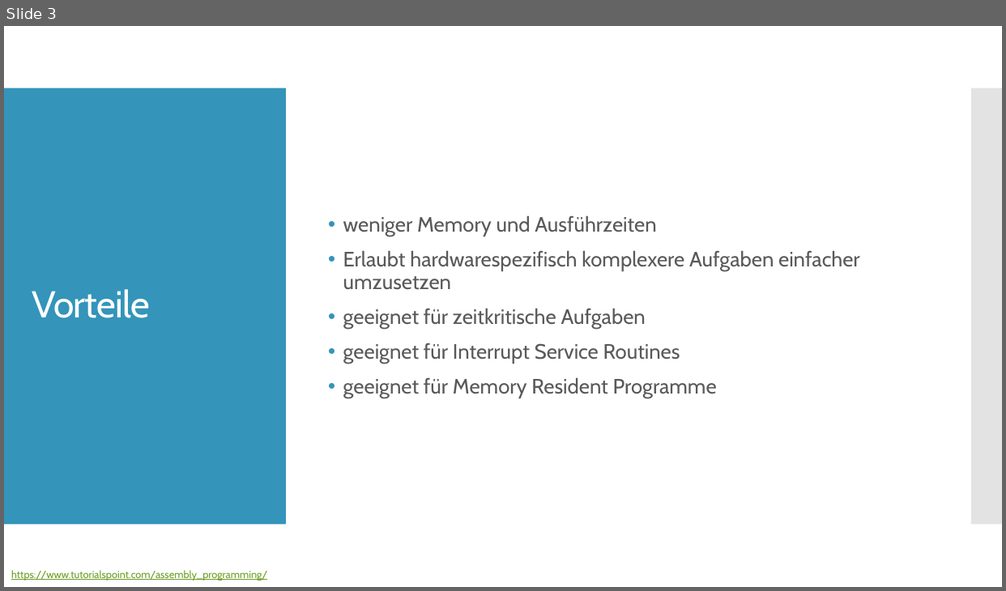
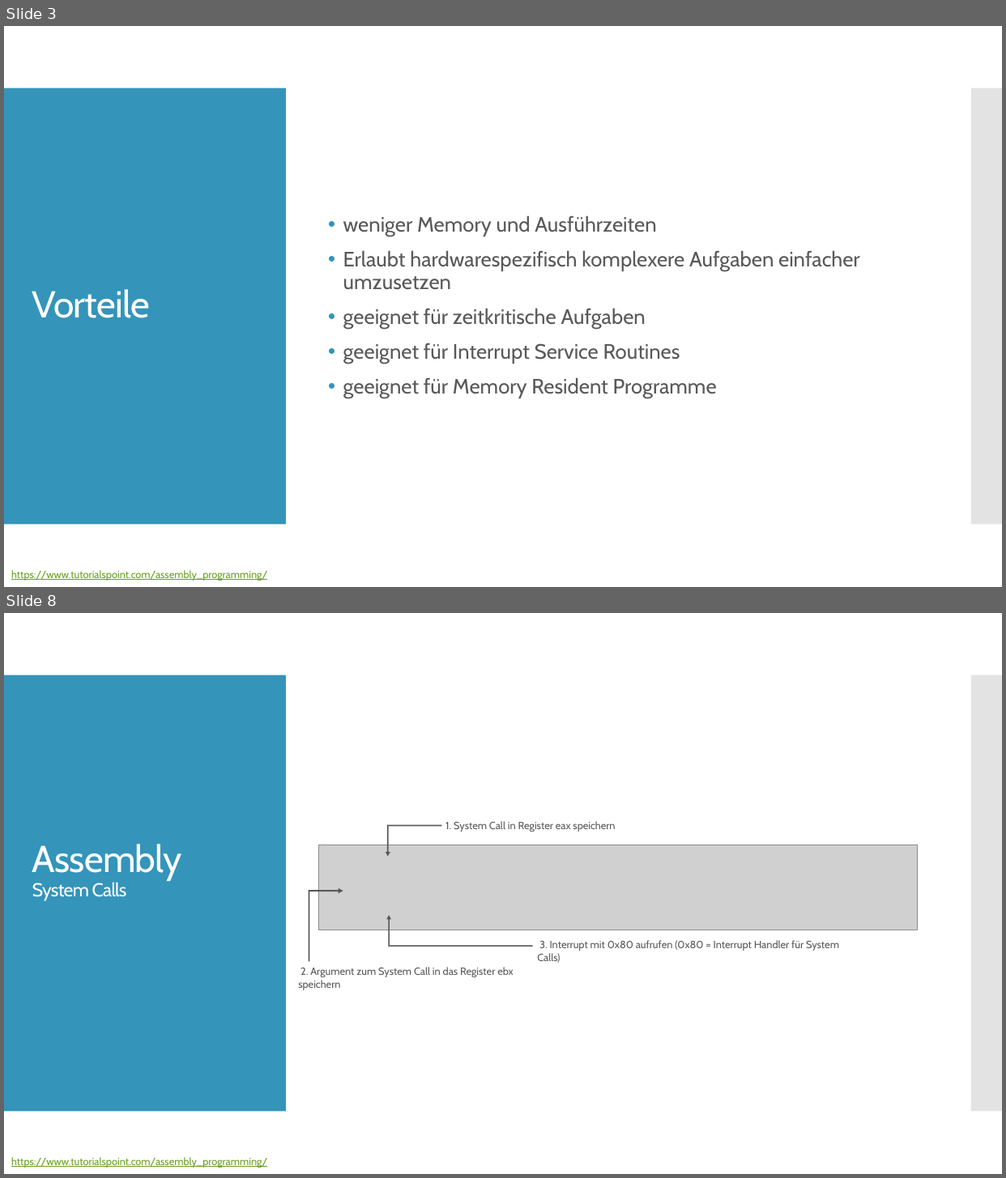
Before and after one commit to christopherchristensen/assembler, a slide deck: docs/ppt/presentation.pptx. Shown one above the other, each under a label of ours: slide 3 before the commit, slides 3 and 8 after it; the slides between them are not shown. The pictures are 1006x591 and 1006x1178 pixels, drawn with LibreOffice and Linux fonts; fonts in the diff are those of the drawing; grey boxes stand for pictures. Boxes give left, top, right and bottom in pixels: in the first picture for what was removed or moved away, otherwise in the second. Text is boxed around its words. In the diff, an @@ line names an element or a change of style, - is before the commit and + after.

```diff
--- a/docs/ppt/presentation.pptx
+++ b/docs/ppt/presentation.pptx
@@ slide 8 added at (4,613,1002,1174), background #FFFFFF; not listed: 2 template elements that a slide beside it also shows @@
@@ bent up arrow added at (386,825,442,856), fill #595959 @@
@@ text added at (445,821,615,832), 10 pt, text #595959 @@
+1. System Call in Register eax speichern
@@ title added at (32,844,182,901), 18 pt, text #FFFFFF @@
+Assembly
+System Calls
@@ picture added at (318,845,918,931) @@
@@ bent up arrow added at (309,888,343,962), fill #595959 @@
@@ bent up arrow added at (386,915,533,947), fill #595959 @@
@@ text added at (537,940,839,963), 10 pt, text #595959 @@
+3. Interrupt mit 0x80 aufrufen (0x80 = Interrupt Handler für System Calls)
@@ text added at (298,967,513,990), 10 pt, text #595959 @@
+2. Argument zum System Call in das Register ebx speichern
@@ text added at (11,1157,267,1168), 10 pt, text #6B9F25, underline @@
+https://www.tutorialspoint.com/assembly_programming/
```
Also in this commit, not shown: 4 slides changed, 3 other slides added, 2 other files.
